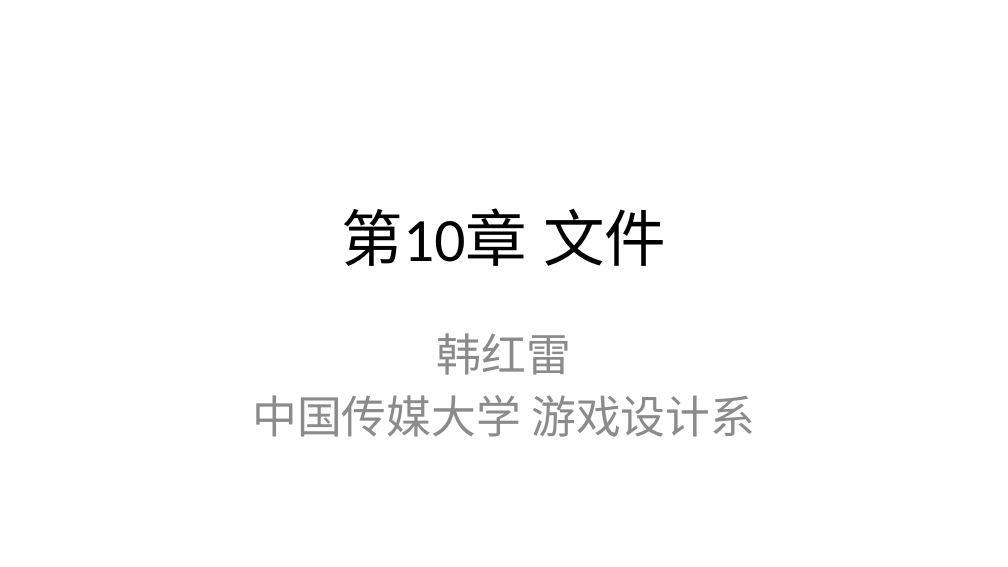
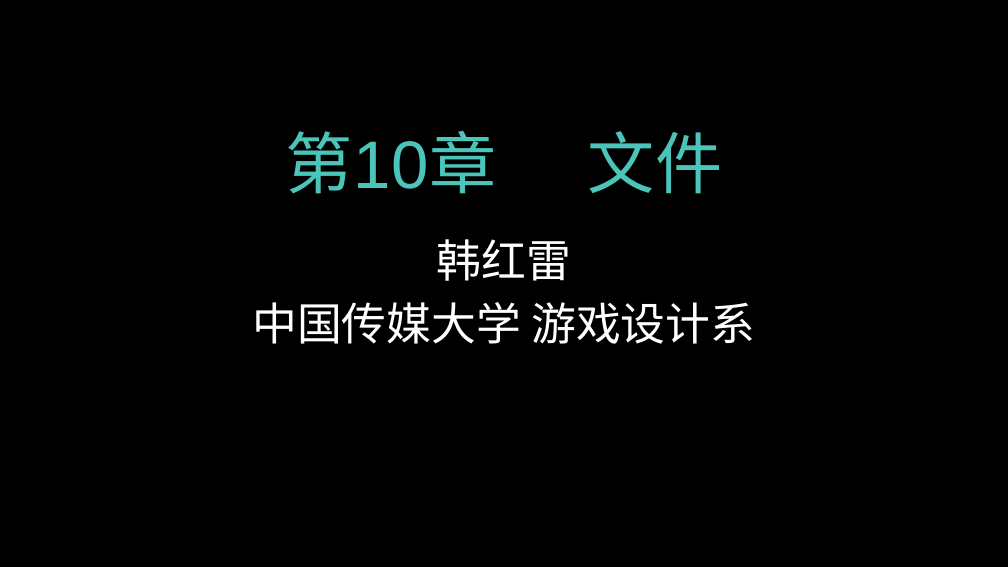
Before and after one commit to hanhonglei/Course_BasicGameProgramming, a slide deck: slide 1 of 第10章 文件/第10章 文件.pptx. Drawn at 1008x567 pixels with LibreOffice and Linux fonts; fonts in the diff are those of the drawing; background and template pictures are left out. Boxes give left, top, right and bottom in pixels: in the first picture for what was removed or moved away, otherwise in the second. Text is boxed around its words. In the diff, an @@ line names an element or a change of style, - is before the commit and + after.

```diff
--- a/第10章 文件/第10章 文件.pptx
+++ b/第10章 文件/第10章 文件.pptx
@@ background #FFFFFF to picture (left out) @@
@@ title "第10章 文件": place and size @@
-title "第10章 文件" at (342,208,666,266)
+title "第10章 文件" at (285,130,723,194)
@@ title "第10章 文件" at (285,130,723,194): size 44 to 48 pt, font Calibri to Arial, text colour #000000 to #4BC5B9, letter spacing 0 to 0.5 pt @@
@@ subtitle "韩红雷": place and size @@
-subtitle "韩红雷" at (252,333,755,437)
+subtitle "韩红雷" at (252,239,755,344)
@@ subtitle "韩红雷" at (252,239,755,344): font Calibri to Times New Roman, text colour #8C8C8C to #FFFFFF @@
```
Also in this commit, not shown: 1 other slide changed, 53 slides added, 2 other files.
